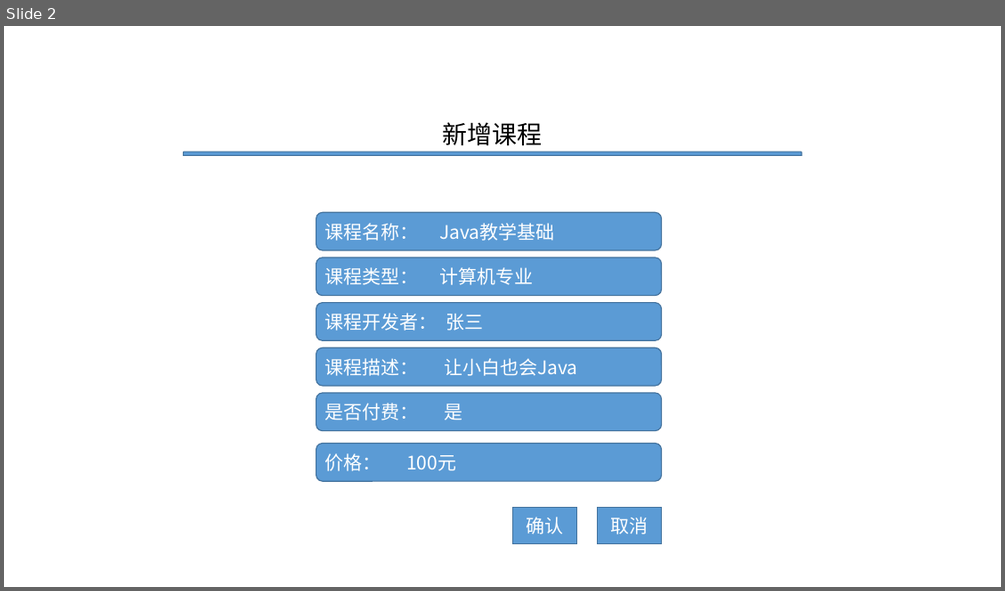
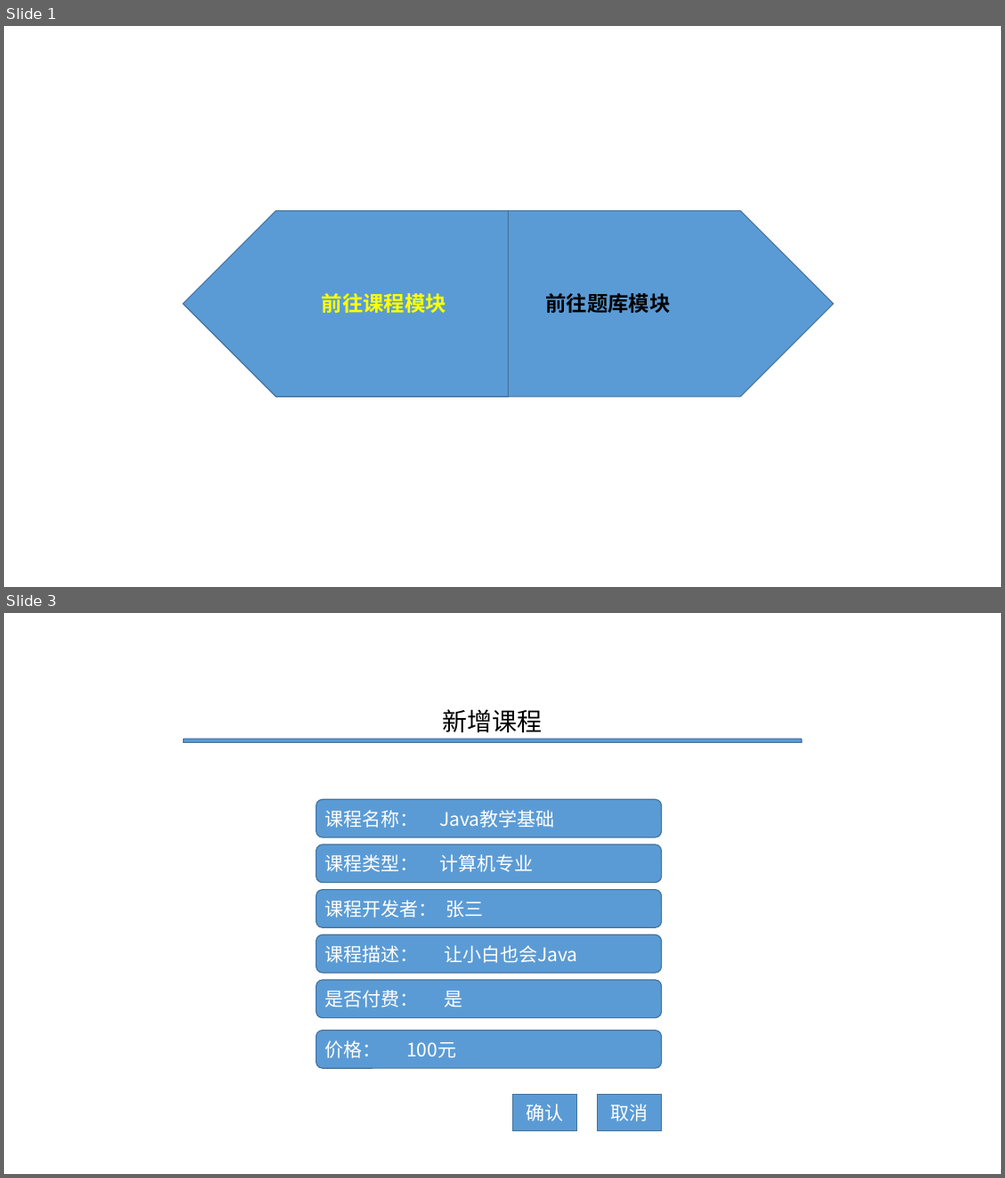
Before and after one commit to peiyanzhaodegithub/-, a slide deck: 原型.pptx. Shown one above the other, each under a label of ours: slide 2 before the commit, slides 1 and 3 after it; the slides between them are not shown. The pictures are 1005x591 and 1005x1178 pixels, drawn with LibreOffice and Linux fonts; fonts in the diff are those of the drawing. Boxes give left, top, right and bottom in pixels: in the first picture for what was removed or moved away, otherwise in the second. Text is boxed around its words. In the diff, an @@ line names an element or a change of style, - is before the commit and + after.

```diff
--- a/原型.pptx
+++ b/原型.pptx
@@ slide 1 added at box(4, 26, 1001, 587), background #FFFFFF @@
@@ pentagon arrow added at box(183, 211, 508, 396), fill #5B9BD5, outline #43739E 1 pt @@
@@ pentagon arrow added at box(508, 211, 833, 396), fill #5B9BD5, outline #43739E 1 pt @@
@@ text added at box(322, 293, 670, 313), 20 pt, text #FFFF00, bold @@
+前往课程模块 前往题库模块
@@ what was slide 2 is now slide 3 @@
```
Also in this commit, not shown: 1 slide changed, 5 other slides added, 1 other file.
